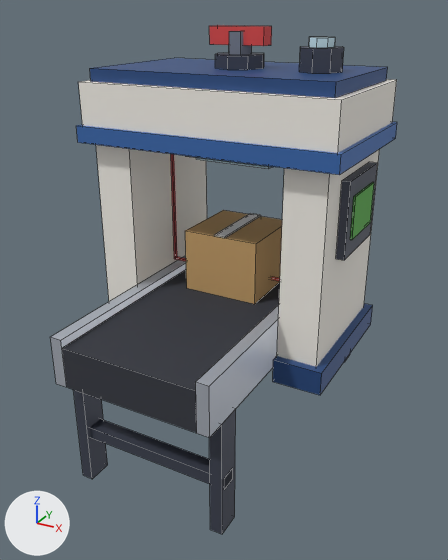
An edit to the Blender file assets/managed-models/packhouse-floor/scanner/scanner.blend, drawn before and after from the same camera.
Both versions are drawn from a 50 mm lens placed at (0.708, -1.364, 1.079), pointed at (-0.012, -0.055, 0.424). Lighting does not change. The marker at lower left points along +X, +Y and +Z. The picture after the commit comes second. Mesh edges are drawn as thin lines.

In view in the first picture: 'packet_tape', 'scanner', 'spin-up'.
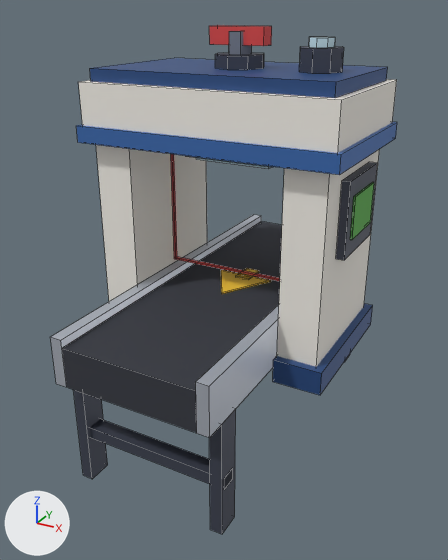
Changed parts and their boxes (x1, y1, x2, y2) in the pictures (448 x 560 px):
```json
{"object": "packet_tape", "change": "deleted", "before": [214, 213, 260, 238]}
{"part": 1, "of": "me_scanner", "change": "deleted", "before": [185, 210, 282, 304], "on screen": "brown"}
{"part": 2, "of": "me_scanner", "change": "reshaped", "before": [171, 154, 176, 259], "after": [171, 154, 176, 259], "on screen": "mostly hidden"}
```

The change, as JSON lines over the scene's bpy script:
```json
{"block": "me_scanner", "where": "# used by ob_scanner; location = (0.0, 0.0, 0.0)"}
{"op": "remove", "block": "me_scanner", "code": "me_scanner.from_pydata(...)  # 262 vertices, 191 faces; spans x -0.33..0.33, y -0.5..0.5, z 0.0..1.02"}
{"op": "add", "block": "me_scanner", "code": "me_scanner.from_pydata(...)  # 246 vertices, 179 faces; spans x -0.33..0.33, y -0.5..0.5, z 0.0..1.02"}
{"block": "me_scanner", "change": "me_scanner part 1: the loose piece of 8 vertices spanning x -0.1..0.1, y -0.1..0.1, z 0.4..0.56 is deleted"}
{"block": "me_scanner", "change": "me_scanner part 2"}
{"block": "me_scanner", "change": "8 vertices are removed from x -0.2..0.2, y -0.004..0.004, z 0.74..0.745"}
{"block": "me_scanner", "change": "14 faces are deleted"}
{"block": "me_scanner", "change": "8 new faces join them"}
{"op": "remove", "block": "ob_packet_tape", "code": ["ob_packet_tape = bpy.data.objects.new('packet_tape', me_packet_tape)", "ob_packet_tape.location = (0.0, 0.0, 0.0)"]}
```
